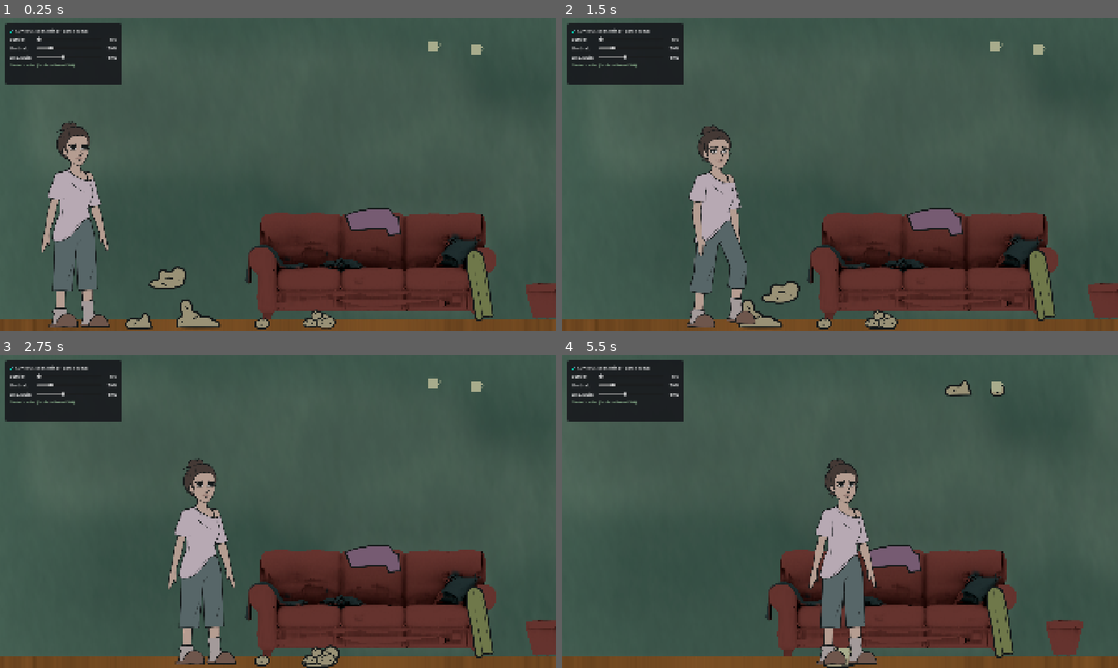
Above: before the commit, frames 1-4 (two rows, left to right).
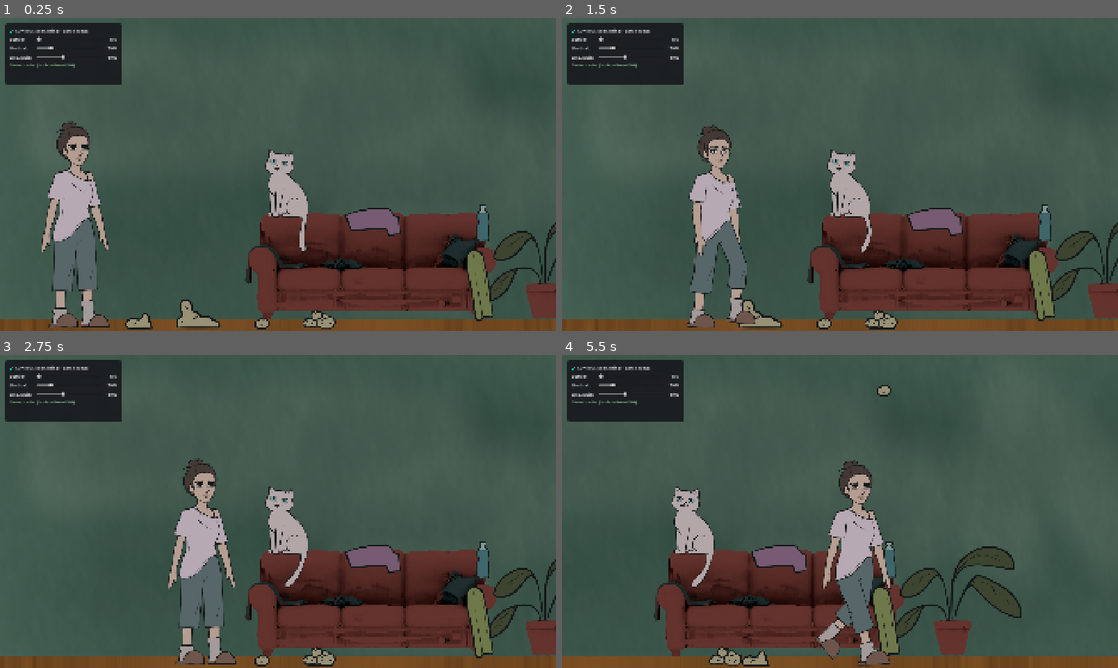
Above: after the commit, the same moments.

Repository: FrancinettVR/Tacos-de-milanesa
Game: Godot game, scene res://scenes/rooms/main_room.tscn
The game is run twice, just before and just after one commit, with the same random seed, the same clock (stepped at 60 frames per second) and the same inputs.
Inputs (mouse positions are in pixels of both pictures, inside the frame that each line leads up to):
- Up to frame 1 (0.25 s): no input
- Up to frame 2 (1.5 s): tap Enter at 0.5 s; drag from (701, 318) to (878, 318) at 0.52 s; drag from (728, 277) to (878, 318) at 1.27 s
- Up to frame 3 (2.75 s): move the mouse to (200, 649) at 2.02 s; click (200, 649) at 2.17 s
- Up to frame 4 (5.5 s): tap Space at 2.75 s; drag from (823, 658) to (1040, 389) at 2.77 s; drag from (878, 655) to (995, 386) at 3.52 s; drag from (962, 386) to (845, 655) at 4.27 s; move the mouse to (995, 389) at 5.02 s; click (995, 389) at 5.17 s

The runs differ from the first frame. In frame 1, 2.5% of the frame differs, in the area x 26-100%, y 7-91%; in frame 2, 2.5%; in frame 3, 2.3%; in frame 4, 22%, in the area x 16-94%, y 8-100%.

Commit message:
Ajustado Escena para gameplay en sillón

Diff:
--- a/scenes/interactables/grupo_cesto_basura.tscn
+++ b/scenes/interactables/grupo_cesto_basura.tscn
@@ -79,6 +79,7 @@
 shape = SubResource("RectangleShape2D_basura1")
 
 [node name="Basura2" type="Area2D" parent="." unique_id=1136137364 node_paths=PackedStringArray("cesto")]
+visible = false
 position = Vector2(576, 894)
 script = ExtResource("3_td8i6")
 cesto = NodePath("../Cesto")
@@ -123,6 +124,7 @@
 shape = SubResource("RectangleShape2D_basura5")
 
 [node name="Taza1" type="Area2D" parent="." unique_id=160649153 node_paths=PackedStringArray("cesto")]
+visible = false
 position = Vector2(1500, 96)
 script = ExtResource("3_td8i6")
 cesto = NodePath("../Cesto")
@@ -135,6 +137,7 @@
 shape = SubResource("RectangleShape2D_td8i6")
 
 [node name="Taza2" type="Area2D" parent="." unique_id=1050077622 node_paths=PackedStringArray("cesto")]
+visible = false
 position = Vector2(1647, 110)
 script = ExtResource("3_td8i6")
 cesto = NodePath("../Cesto")
--- a/scenes/interactables/grupo_planta_botella.tscn
+++ b/scenes/interactables/grupo_planta_botella.tscn
@@ -5,7 +5,7 @@
 [ext_resource type="Texture2D" uid="uid://rppdbd35f0ed" path="res://assets/art/Zona2/Referencia.jpg" id="2_nkuum"]
 [ext_resource type="Texture2D" uid="uid://ccep4vgwew82n" path="res://assets/art/Zona2/Planta1.png" id="2_planta1"]
 [ext_resource type="Script" uid="uid://t4i2jk3vu6i4" path="res://scripts/interactables-scripts/botella.gd" id="3_aodf0"]
-[ext_resource type="Texture2D" uid="uid://dwed7llket15j" path="res://assets/art/interactables/placeholders/spr_botella_llena.png" id="3_m7ymp"]
+[ext_resource type="Texture2D" uid="uid://ya3lc5oklvx6" path="res://assets/art/Zona2/Botella.png" id="3_botella"]
 [ext_resource type="Texture2D" uid="uid://cp5bhdrk87ypu" path="res://assets/art/Zona3/Referencia.jpg" id="3_uk27a"]
 [ext_resource type="AudioStream" uid="uid://cgep0toriw628" path="res://assets/audio/sfx/AGUA.wav" id="4_agua"]
 
@@ -35,7 +35,7 @@
 centered = false
 
 [node name="Planta" type="Area2D" parent="." unique_id=2057492867]
-position = Vector2(1401, 416)
+position = Vector2(-210, 420)
 script = ExtResource("1_xeglg")
 
 [node name="Sprite2D" type="Sprite2D" parent="Planta" unique_id=676090356]
@@ -49,14 +49,14 @@
 stream = ExtResource("4_agua")
 
 [node name="Botella" type="Area2D" parent="." unique_id=802681578 node_paths=PackedStringArray("planta")]
-position = Vector2(1601, 416)
+position = Vector2(-10, 420)
 script = ExtResource("3_aodf0")
 planta = NodePath("../Planta")
 
 [node name="Sprite2D" type="Sprite2D" parent="Botella" unique_id=1899449396]
-position = Vector2(-453, -37)
-texture = ExtResource("3_m7ymp")
+position = Vector2(-431, -112)
+texture = ExtResource("3_botella")
 
 [node name="CollisionShape2D" type="CollisionShape2D" parent="Botella" unique_id=226884821]
-position = Vector2(-455, -14)
+position = Vector2(-433, -89)
 shape = SubResource("RectangleShape2D_dtglo")
--- a/scenes/rooms/main_room.tscn
+++ b/scenes/rooms/main_room.tscn
@@ -75,7 +75,7 @@
 z_index = -1
 
 [node name="CollisionShape2D" type="CollisionShape2D" parent="ClickArea" unique_id=149278725]
-position = Vector2(2880, 540)
+position = Vector2(2897, 567)
 shape = SubResource("RectangleShape2D_m2g58")
 
 [node name="GrupoPlantaBotella" parent="." unique_id=673338440 instance=ExtResource("3_planta_botella")]
@@ -89,6 +89,6 @@
 position = Vector2(249, 711)
 
 [node name="Gato" parent="." unique_id=1035416541 instance=ExtResource("6_gato")]
-position = Vector2(5229, 771)
+position = Vector2(992, 631)
 
 [node name="SistemaEstres" parent="." unique_id=803834899 instance=ExtResource("7_estres")]
--- a/scripts/interactables-scripts/botella.gd
+++ b/scripts/interactables-scripts/botella.gd
@@ -4,8 +4,7 @@
 ## Referencia a la planta que debe ser regada
 @export var planta: Node
 
-var textura_llena = preload("res://assets/art/interactables/placeholders/spr_botella_llena.png")
-var textura_vacia = preload("res://assets/art/interactables/placeholders/spr_botella_vacia.png")
+var textura_llena = preload("res://assets/art/Zona2/Botella.png")
 
 func al_iniciar() -> void:
 	if id.is_empty():
@@ -21,6 +20,6 @@
 	return false
 
 func on_interaccion_exitosa() -> void:
-	sprite.texture = textura_vacia
+	# No hay arte para botella vacía, por lo que mantiene su estado lleno
 	if planta and planta.has_method("regar"):
 		planta.regar()
Binary file added: assets/art/Zona2/Botella.png
Not shown, added: assets/art/Zona2/Botella.png.import
